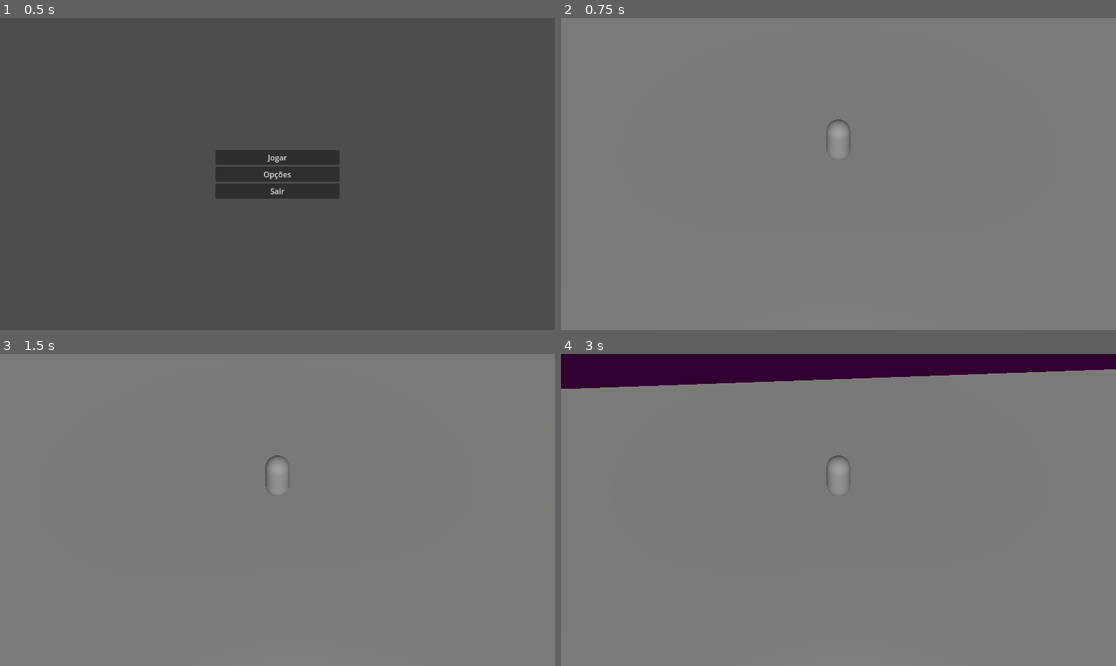
Above: before the commit, frames 1-4 (two rows, left to right).
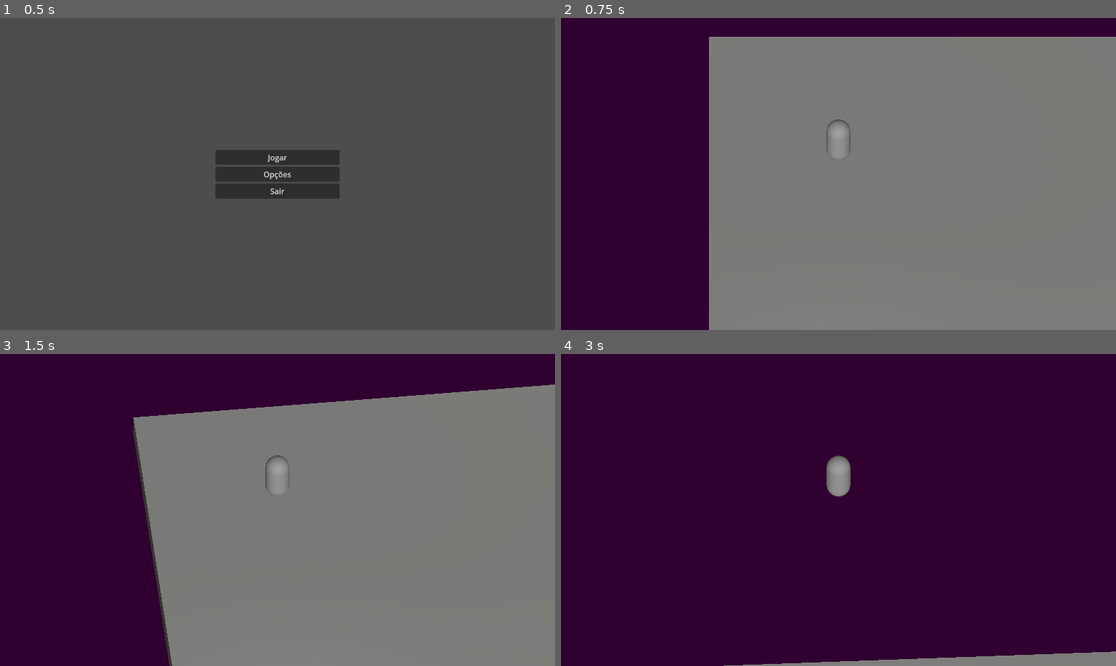
Above: after the commit, the same moments.

Repository: FellowshipOfTheGame/Hotel-Ponte-Negra
Game: Godot game, scene res://scenes/menus/menuPrincipal.tscn
The game is run twice, just before and just after one commit, with the same random seed, the same clock (stepped at 60 frames per second) and the same inputs.
Inputs (mouse positions are in pixels of both pictures, inside the frame that each line leads up to):
- Up to frame 1 (0.5 s): no input
- Up to frame 2 (0.75 s): click "Jogar" at 0.5 s
- Up to frame 3 (1.5 s): tap Enter at 1.25 s; move the mouse to (305, 510) at 1.27 s; hold Up (ui_up) from 1.28 s (still down)
- Up to frame 4 (3 s): keep holding Up (ui_up); move the mouse to (810, 510) at 2.02 s; move the mouse to (849, 503) at 2.77 s

Frame 1 is identical in both runs. In frame 2, 31% of the frame differs, in the area x 0-100%, y 0-100%; in frame 3, 38%; in frame 4, 90%, in the area x 0-100%, y 4-100%.

Commit message:
Update base.tscn

Diff:
--- a/scenes/base.tscn
+++ b/scenes/base.tscn
@@ -11,7 +11,7 @@
 [node name="Node3D" type="Node3D"]
 
 [node name="Node3D" parent="." instance=ExtResource("2_baglu")]
-transform = Transform3D(1, 0, 0, 0, 1, 0, 0, 0, 1, 0.065587044, 0, 0.13876748)
+transform = Transform3D(1, 0, 0, 0, 1, 0, 0, 0, 1, -19.563, -0.241, -16.72)
 
 [node name="Camera3D" type="Camera3D" parent="."]
 transform = Transform3D(1, 0, 0, 0, 0.707107, 0.707107, 0, -0.707107, 0.707107, 0, 10, 30)
